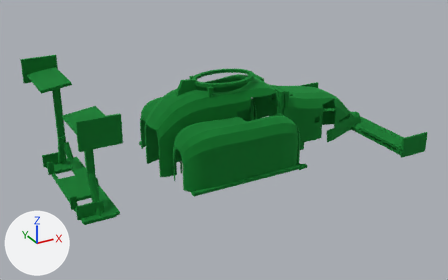
Two versions of the glTF model assets/sophikart-formula.glb, one commit apart.
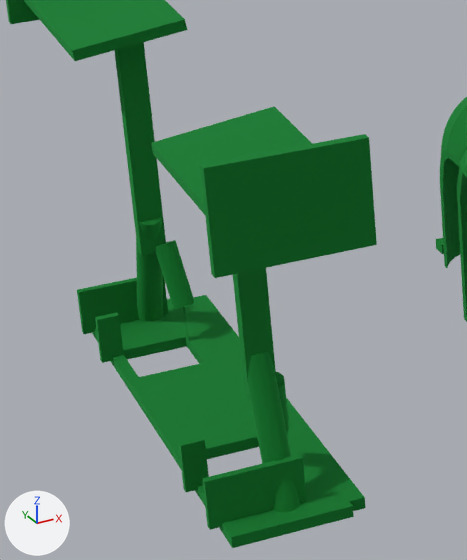
There are two pictures of each version: one whole from a 50 mm camera at (-291.0, -537.0, 291.0) aimed at (0.0, -9.0, 27.0), one close up on the part from 5% to 33% of the width and 27% to 82% of the height. Lighting does not change. The marker at lower left points along +X, +Y and +Z. The last two pictures show the newer version. Where no turn or scale is listed for an object, it has been applied to the vertices. Vertices at exactly the same position are counted once.

Names of what the first close-up shows: 'Formula_Middle_Module', 'Formula_Rear_Module'.
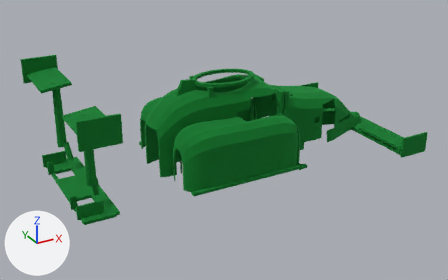
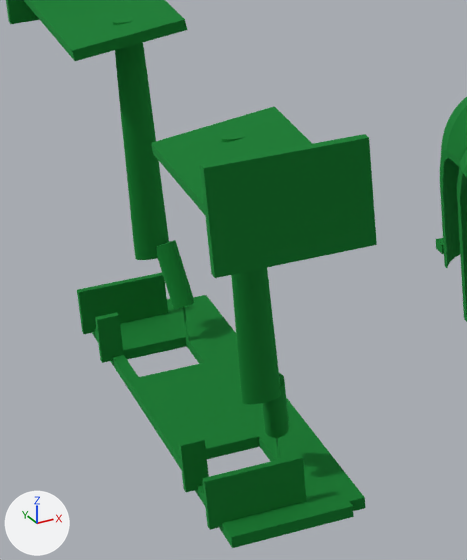
Pixel boxes [x1, y1, x2, y2] of what changed, in the close-ups (467 x 560 px):
part 1 of me_formula_rear_module, reshaped: before [77, 42, 191, 350]; after [29, 0, 194, 309]
part 2 of me_formula_rear_module, reshaped: before [202, 268, 351, 537]; after [151, 106, 313, 438]

Edits to the bpy script that builds the scene:
```text
Change me_formula_rear_module:
    used by ob_formula_rear_module; location = (-1.3, 0.0, 1.4)
    remove me_formula_rear_module.from_pydata(...)  # 965 vertices, 1942 faces; spans x -176.0..-137.0, y -97.0..97.0, z 3.0..112.0
    add me_formula_rear_module.from_pydata(...)  # 3030 vertices, 6072 faces; spans x -176.0..-137.0, y -97.0..97.0, z 3.0..112.0
    me_formula_rear_module part 1: 18 vertices moved from x -158.0..-151.0, y 45.0..50.0, z 30.0..41.0 to x -159.0..-151.0, y 45.0..50.0, z 30.0..41.0; 282 vertices removed from x -158.0..-149.0, y 44.0..64.0, z 3.0..95.0; 1313 vertices added at x -160.0..-149.0, y 44.0..51.0, z 30.0..98.0
    me_formula_rear_module part 2: 23 vertices moved from x -158.0..-151.0, y -50.0..-44.0, z 30.0..43.0 to x -159.0..-151.0, y -50.0..-45.0, z 30.0..43.0; 271 vertices removed from x -158.0..-152.0, y -64.0..-44.0, z 3.0..95.0; 1305 vertices added at x -160.0..-150.0, y -51.0..-45.0, z 30.0..98.0
```
